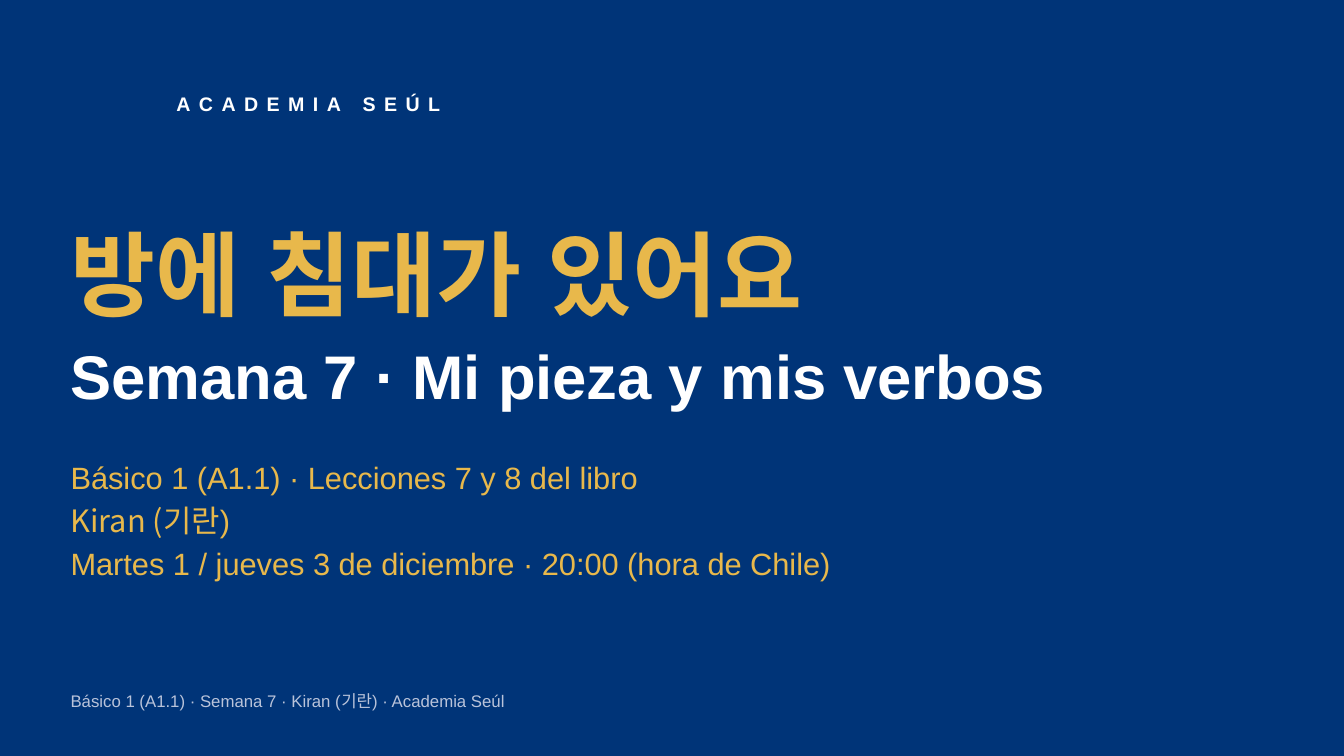
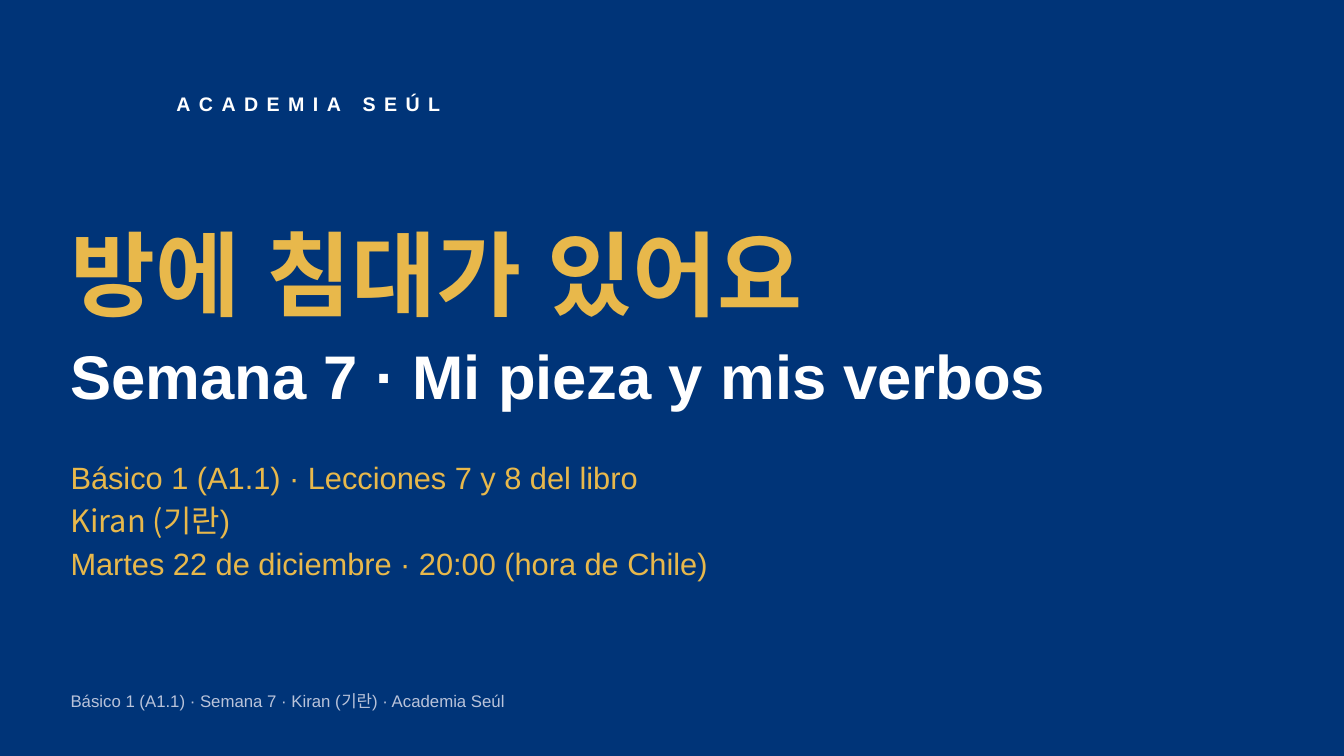
Before and after one commit to academiaseul/ACADEMIASEULWEB, a slide deck: slide 1 of Curriculo/Fase2_Basico1/decks/Basico1_S07_Kiran.pptx. Drawn at 1344x756 pixels with LibreOffice and Linux fonts; fonts in the diff are those of the drawing; background and template pictures are left out. Boxes give left, top, right and bottom in pixels: in the first picture for what was removed or moved away, otherwise in the second. Text is boxed around its words. In the diff, an @@ line names an element or a change of style, - is before the commit and + after.

```diff
--- a/Curriculo/Fase2_Basico1/decks/Basico1_S07_Kiran.pptx
+++ b/Curriculo/Fase2_Basico1/decks/Basico1_S07_Kiran.pptx
@@ text at bbox=[71, 552, 707, 581]: text changed @@
-Martes 1 / jueves 3 de diciembre · 20:00 (hora de Chile)
+Martes 22 de diciembre · 20:00 (hora de Chile)
```
Also in this commit, not shown: 4 other slides changed, 23 other files.
